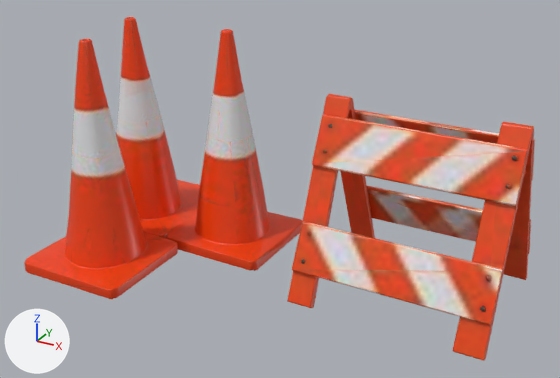
What one commit did to the glTF model assets/models/cones.glb.
Both versions are drawn from a camera (50 mm lens) standing at (0.729, -1.267, 0.583) and looking at (0.036, -0.006, -0.047). The lights are fixed; the arrows at lower left show +X, +Y and +Z. The older version comes first. Vertices at exactly the same position are counted once.
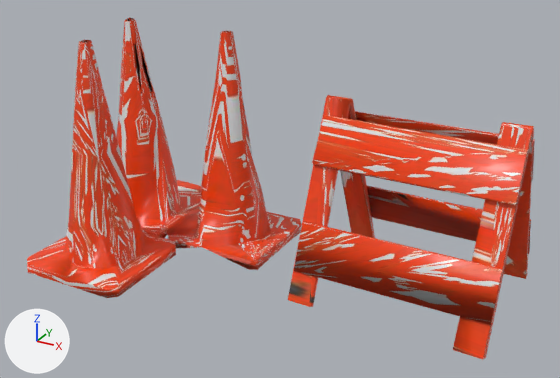
Pixel boxes (x1, y1, x2, y2) of what changed, in the pictures (560 x 378 px):
```json
{"object": "Mesh_0", "change": "reshaped", "before": [24, 17, 535, 361], "after": [27, 18, 535, 359]}
{"part": 1, "of": "me_mesh_0", "change": "deleted", "before": [301, 124, 518, 312]}
{"part": 2, "of": "me_mesh_0", "change": "cut back", "before": [24, 17, 535, 361], "after": [312, 150, 527, 206]}
{"part": 3, "of": "me_mesh_0", "change": "surface changed", "before": [30, 21, 532, 356], "after": [30, 21, 532, 356]}
```

Edits to the scene script, one JSON object a line:
```json
{"block": "me_mesh_0", "where": "# used by ob_mesh_0; location = (0.0, 0.0, 0.0)"}
{"op": "remove", "block": "me_mesh_0", "code": "me_mesh_0.from_pydata(...)  # 2243 vertices, 4390 faces; spans x -0.5..0.5, y -0.268..0.264, z -0.241..0.244"}
{"op": "add", "block": "me_mesh_0", "code": "me_mesh_0.from_pydata(...)  # 486 vertices, 987 faces; spans x -0.5..0.5, y -0.267..0.26, z -0.241..0.242"}
{"block": "me_mesh_0", "change": "me_mesh_0 part 1: 16 loose pieces with 333 vertices, spanning x 0.124..0.489, y -0.09..0.203, z -0.155..0.101, are deleted"}
{"block": "me_mesh_0", "change": "me_mesh_0 part 2: 1 vertex moved within x 0.5, y -0.01, z 0.024; 1424 vertices removed from x -0.5..0.5, y -0.268..0.264, z -0.241..0.244"}
{"block": "me_mesh_0", "change": "me_mesh_0 part 3: 107 kept faces spanning x -0.5..0.5, y -0.267..0.226, z -0.239..0.241 get new texture (UV) coordinates"}
```
